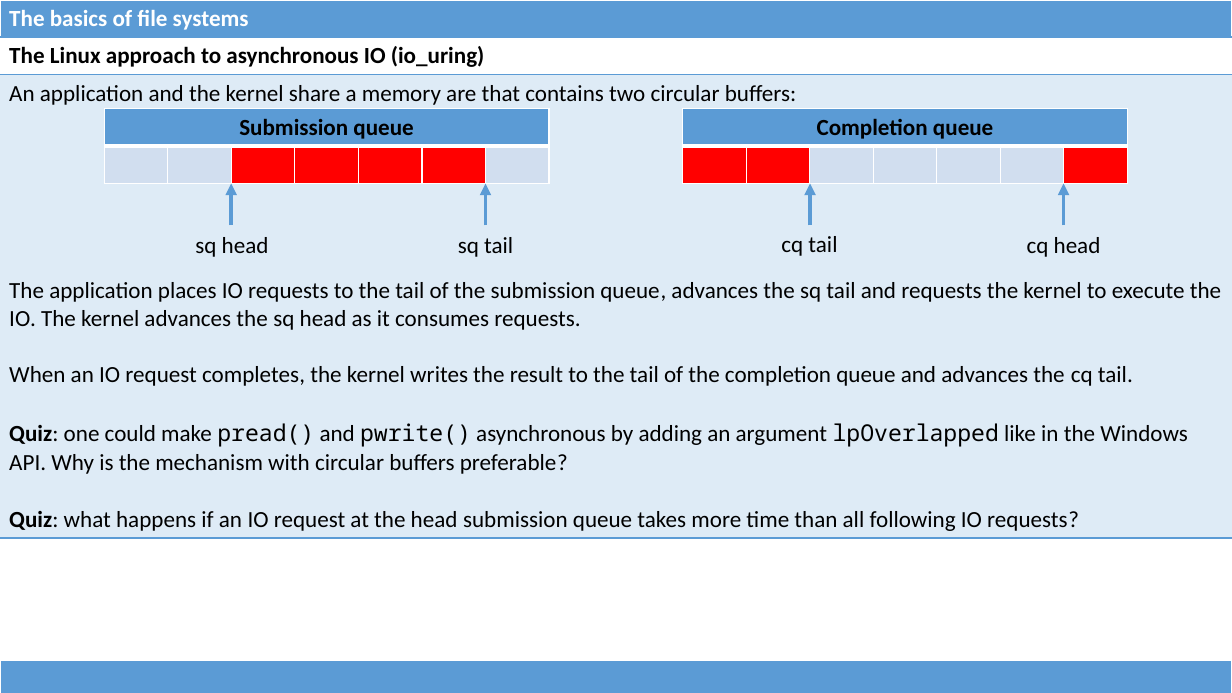
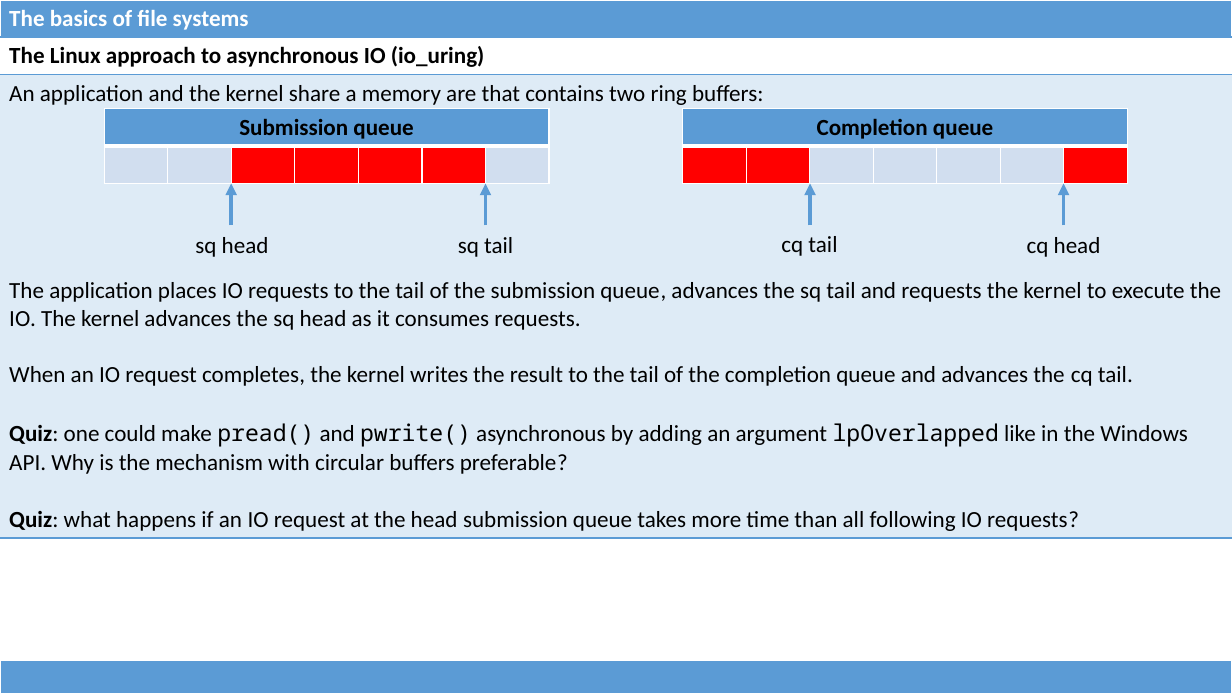
Before and after one commit to dominiquelefevre/filesystems-101-jb, a slide deck: slide 41 of talks/src/class02.pptx (slide 40 before the commit). Drawn at 1232x693 pixels with LibreOffice and Linux fonts; fonts in the diff are those of the drawing. Boxes give left, top, right and bottom in pixels: in the first picture for what was removed or moved away, otherwise in the second. Text is boxed around its words. In the diff, an @@ line names an element or a change of style, - is before the commit and + after.

Commit message:
class02: registered buffers + misc improvements.

```diff
--- a/talks/src/class02.pptx
+++ b/talks/src/class02.pptx
@@ table at [0,37,1232,535] @@
-row 2, column 1: An application and the kernel share a memory are that contains two circular buffers: / The application places IO requests to the tail of the submission queue, advances the sq tail and requests the kernel to execute the IO. The kernel advances the sq head as it consumes requests. / When an IO request completes, the kernel writes the result to the tail of the completion queue and advances the cq tail. / Quiz: one could make pread() and pwrite() asynchronous by adding an argument lpOverlapped like in the Windows API. Why is the mechanism with circular buffers preferable? / Quiz: what happens if an IO request at the head submission queue takes more time than all following IO requests?
+row 2, column 1: An application and the kernel share a memory are that contains two ring buffers: / The application places IO requests to the tail of the submission queue, advances the sq tail and requests the kernel to execute the IO. The kernel advances the sq head as it consumes requests. / When an IO request completes, the kernel writes the result to the tail of the completion queue and advances the cq tail. / Quiz: one could make pread() and pwrite() asynchronous by adding an argument lpOverlapped like in the Windows API. Why is the mechanism with circular buffers preferable? / Quiz: what happens if an IO request at the head submission queue takes more time than all following IO requests?
```
Also in this commit, not shown: 8 other slides changed, 7 slides added, 1 other file.
